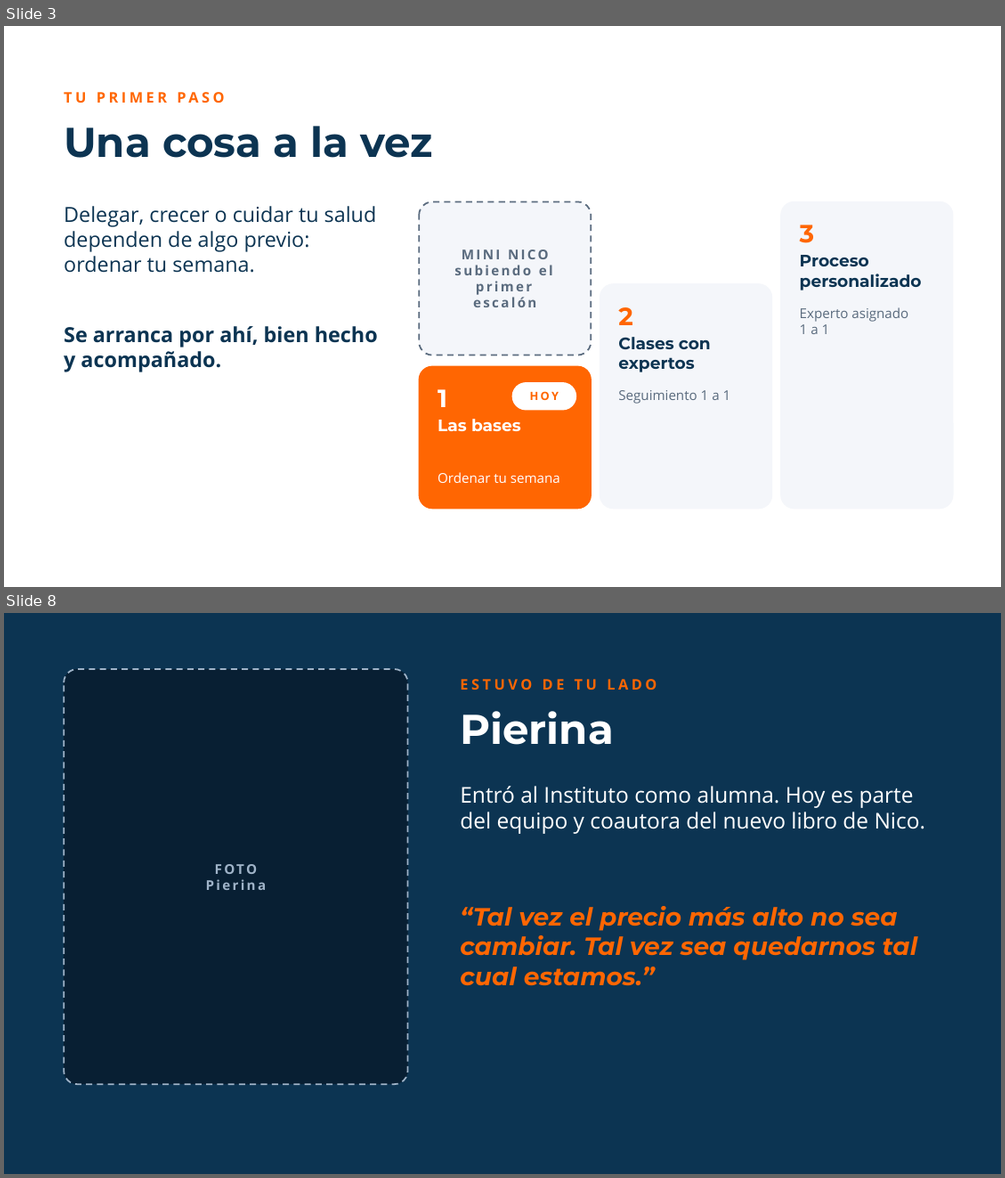
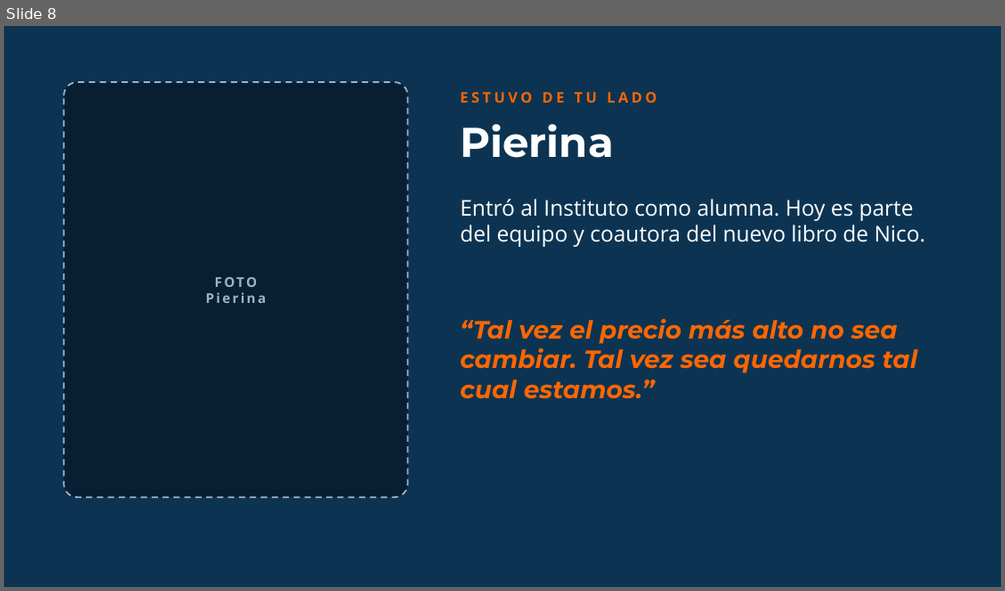
Before and after one commit to rolandopaypal9823/detodo, a slide deck: landing-siempre-on/masterclass-27-octubre/pitch-comunidad-productiva.pptx. Shown one above the other, each under a label of ours: slides 3 and 8 before the commit, slide 8 after it; the slides between them are not shown. The pictures are 1005x1178 and 1005x591 pixels, drawn with LibreOffice and Linux fonts; fonts in the diff are those of the drawing; background and template pictures are left out. Boxes give left, top, right and bottom in pixels: in the first picture for what was removed or moved away, otherwise in the second. Text is boxed around its words. In the diff, an @@ line names an element or a change of style, - is before the commit and + after.

```diff
--- a/landing-siempre-on/masterclass-27-octubre/pitch-comunidad-productiva.pptx
+++ b/landing-siempre-on/masterclass-27-octubre/pitch-comunidad-productiva.pptx
@@ slide 3 removed at [4, 26, 1001, 587], background #FFFFFF @@
@@ text removed at [64, 92, 224, 103] @@
-TU PRIMER PASO
@@ title removed at [64, 126, 434, 158] @@
-Una cosa a la vez
@@ text removed at [64, 206, 377, 273] @@
-Delegar, crecer o cuidar tu salud dependen de algo previo: ordenar tu semana.
@@ rounded rectangle removed at [419, 201, 591, 355] @@
@@ rounded rectangle removed at [781, 201, 953, 508] @@
@@ text removed at [800, 224, 815, 243] @@
-3
@@ text removed at [454, 249, 553, 307] @@
-MINI NICO
-subiendo el primer escalón
@@ text removed at [800, 255, 922, 290] @@
-Proceso personalizado
@@ rounded rectangle removed at [600, 284, 772, 508] @@
@@ text removed at [618, 307, 633, 325] @@
-2
@@ text removed at [800, 307, 908, 334] @@
-Experto asignado 1 a 1
@@ text removed at [64, 326, 378, 372] @@
-Se arranca por ahí, bien hecho y acompañado.
@@ text removed at [618, 337, 711, 372] @@
-Clases con expertos
@@ rounded rectangle removed at [419, 366, 591, 508] @@
@@ text removed at [437, 389, 447, 407] @@
-1
@@ rounded rectangle removed at [512, 383, 576, 410] @@
@@ text removed at [530, 391, 559, 400] @@
-HOY
@@ text removed at [618, 390, 731, 403] @@
-Seguimiento 1 a 1
@@ text removed at [437, 418, 521, 431] @@
-Las bases
@@ text removed at [437, 472, 560, 483] @@
-Ordenar tu semana
```
Also in this commit, not shown: 7 slides changed, 8 slides added, 4 other slides removed.
